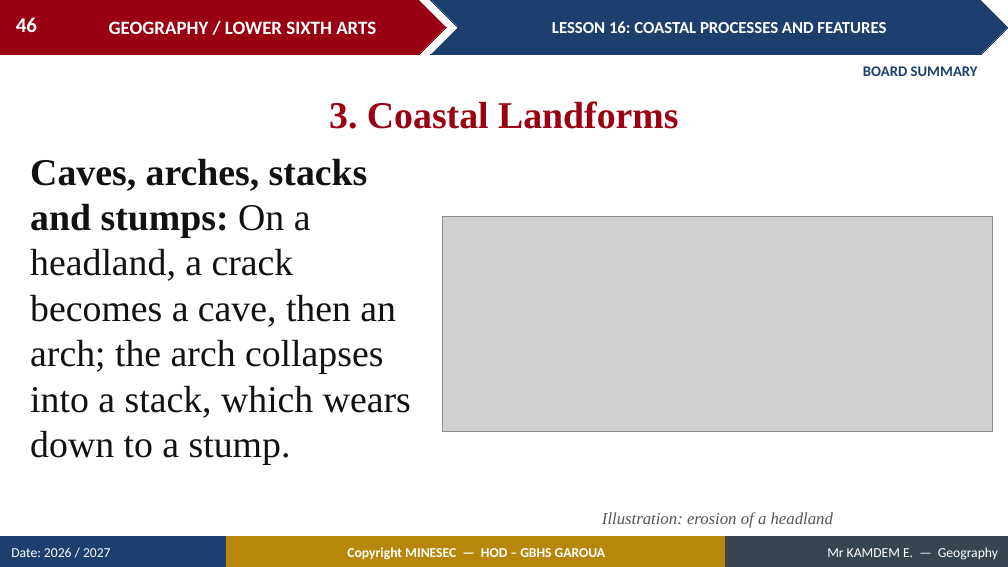
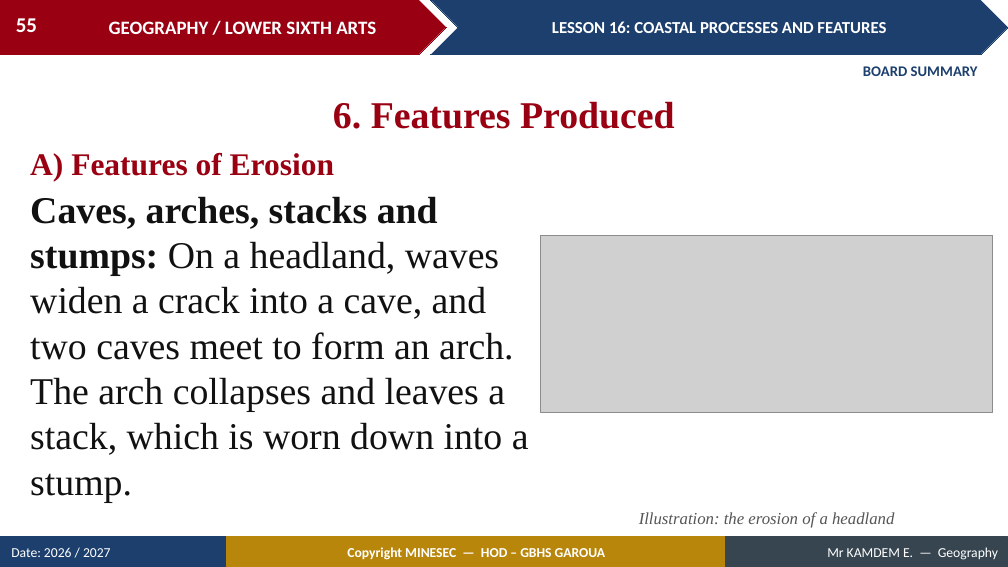
Before and after one commit to Berthautk/linea-github, a slide deck: slide 55 of lecons/LSA/Geomorphology/18_LSA_GEOMO_L16_Coastal_Processes_and_Features.pptx (slide 46 before the commit). Drawn at 1008x567 pixels with LibreOffice and Linux fonts; fonts in the diff are those of the drawing; grey boxes stand for pictures. Boxes give left, top, right and bottom in pixels: in the first picture for what was removed or moved away, otherwise in the second. Text is boxed around its words. In the diff, an @@ line names an element or a change of style, - is before the commit and + after.

```diff
--- a/lecons/LSA/Geomorphology/18_LSA_GEOMO_L16_Coastal_Processes_and_Features.pptx
+++ b/lecons/LSA/Geomorphology/18_LSA_GEOMO_L16_Coastal_Processes_and_Features.pptx
@@ page number at (x1=16, y1=18, x2=37, y2=32): text changed @@
-46
+55
@@ text at (x1=333, y1=101, x2=675, y2=129): text changed @@
-3. Coastal Landforms
+6. Features Produced
@@ text added at (x1=30, y1=153, x2=334, y2=181), 30 pt, text #990011, bold @@
+A) Features of Erosion
@@ text at (x1=30, y1=196, x2=529, y2=503): text changed @@
-Caves, arches, stacks and stumps: On a headland, a crack becomes a cave, then an arch; the arch collapses into a stack, which wears down to a stump.
+Caves, arches, stacks and stumps: On a headland, waves widen a crack into a cave, and two caves meet to form an arch. The arch collapses and leaves a stack, which is worn down into a stump.
@@ picture resized from (x1=442, y1=216, x2=993, y2=431) to (x1=541, y1=236, x2=993, y2=413) @@
@@ text at (x1=639, y1=512, x2=894, y2=528): text changed @@
-Illustration: erosion of a headland
+Illustration: the erosion of a headland
```
Also in this commit, not shown: 14 other slides changed, 14 slides added, 3 slides removed, 20 other files.
